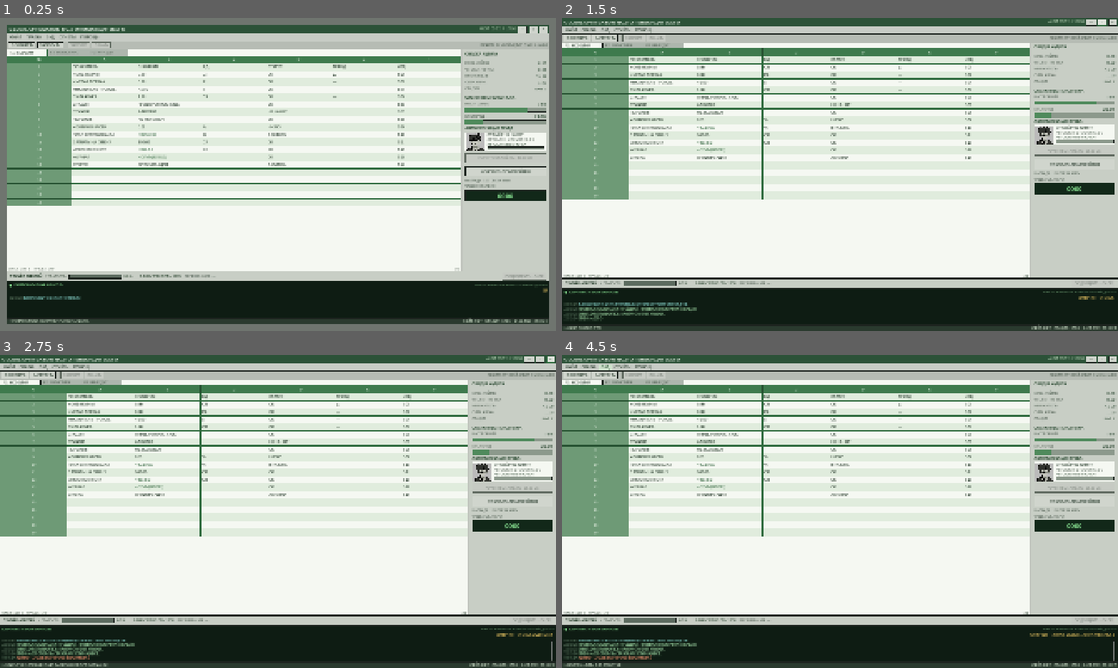
Above: before the commit, frames 1-4 (two rows, left to right).
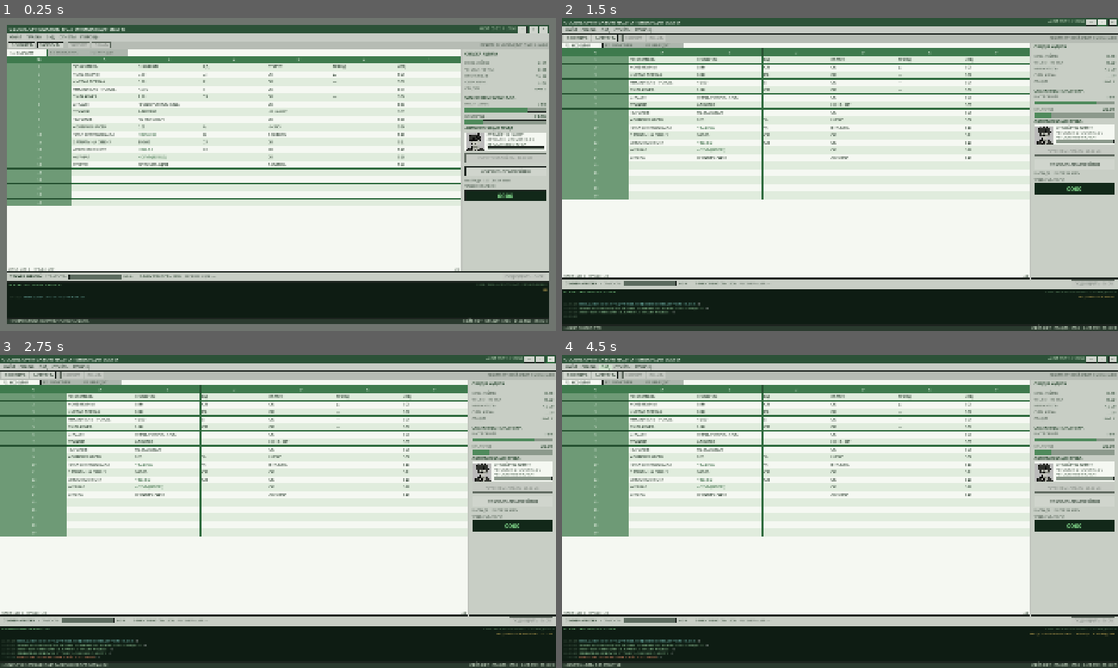
Above: after the commit, the same moments.

Repository: idlersgenii/Global-Optimization-Inc
Game: Godot game, scene res://scenes/MainDashboard.tscn
Same seed, same stepped clock (60 frames per second), same inputs: the game is played once before the commit and once after it. Sound files missing from this copy of the repository are replaced by a short silence.
Inputs:
- Up to frame 1 (0.25 s): no input
- Up to frame 2 (1.5 s): click "—" at 0.5 s; click "□" at 1.25 s
- Up to frame 3 (2.75 s): click "×" at 2 s
- Up to frame 4 (4.5 s): click "ФАЙЛ" at 2.75 s; click "ПРАВКА" at 3.5 s; click "ВИД" at 4.25 s

The runs differ from the first frame. In frame 1, 0.8% of the frame differs, in the area x 1-99%, y 80-90%; in frame 2, 1.3%; in frame 3, 1.4%; in frame 4, 1.5%, in the area x 0-100%, y 82-98%.

Commit message:
Use serif console font and collapse repeated log lines
The corporate console now renders in Times New Roman. Consecutive duplicate lines update the newest entry in place with a grey repeat counter and a fresh timestamp instead of appending another line. The marquee selects its overwork claim from fatigue bands: the 40 percent line only appears below 40, with escalating variants for 60, 80 and 95.

Diff:
--- /dev/null
+++ b/assets/fonts/times_new_roman.tres
@@ -0,0 +1,6 @@
+[gd_resource type="SystemFont" format=3]
+
+[resource]
+font_names = PackedStringArray("Times New Roman", "Times", "Liberation Serif", "Nimbus Roman")
+font_weight = 400
+allow_system_fallback = true
--- a/assets/themes/spreadsheet_theme.tres
+++ b/assets/themes/spreadsheet_theme.tres
@@ -2,7 +2,7 @@
 
 [ext_resource type="SystemFont" path="res://assets/fonts/arial.tres" id="1_font"]
 [ext_resource type="SystemFont" path="res://assets/fonts/arial_bold.tres" id="2_font_bold"]
-[ext_resource type="SystemFont" path="res://assets/fonts/retro_mono.tres" id="3_font_mono"]
+[ext_resource type="SystemFont" path="res://assets/fonts/times_new_roman.tres" id="4_font_serif"]
 
 [sub_resource type="StyleBoxFlat" id="StyleBoxFlat_button_disabled"]
 content_margin_left = 10.0
@@ -362,29 +362,29 @@
 LogMarquee/base_type = &"Label"
 LogMarquee/colors/font_color = Color(0.85, 0.72, 0.36, 1)
 LogMarquee/font_sizes/font_size = 11
-LogMarquee/fonts/font = ExtResource("3_font_mono")
+LogMarquee/fonts/font = ExtResource("4_font_serif")
 LogMeta/base_type = &"Label"
 LogMeta/colors/font_color = Color(0.38, 0.55, 0.4, 1)
 LogMeta/font_sizes/font_size = 10
-LogMeta/fonts/font = ExtResource("3_font_mono")
+LogMeta/fonts/font = ExtResource("4_font_serif")
 LogPanel/base_type = &"PanelContainer"
 LogPanel/styles/panel = SubResource("StyleBoxFlat_log")
 LogRichText/base_type = &"RichTextLabel"
 LogRichText/colors/default_color = Color(0.66, 0.86, 0.68, 1)
-LogRichText/font_sizes/bold_font_size = 11
-LogRichText/font_sizes/bold_italics_font_size = 11
-LogRichText/font_sizes/italics_font_size = 11
-LogRichText/font_sizes/mono_font_size = 11
-LogRichText/font_sizes/normal_font_size = 11
-LogRichText/fonts/bold_font = ExtResource("3_font_mono")
-LogRichText/fonts/bold_italics_font = ExtResource("3_font_mono")
-LogRichText/fonts/italics_font = ExtResource("3_font_mono")
-LogRichText/fonts/mono_font = ExtResource("3_font_mono")
-LogRichText/fonts/normal_font = ExtResource("3_font_mono")
+LogRichText/font_sizes/bold_font_size = 12
+LogRichText/font_sizes/bold_italics_font_size = 12
+LogRichText/font_sizes/italics_font_size = 12
+LogRichText/font_sizes/mono_font_size = 12
+LogRichText/font_sizes/normal_font_size = 12
+LogRichText/fonts/bold_font = ExtResource("4_font_serif")
+LogRichText/fonts/bold_italics_font = ExtResource("4_font_serif")
+LogRichText/fonts/italics_font = ExtResource("4_font_serif")
+LogRichText/fonts/mono_font = ExtResource("4_font_serif")
+LogRichText/fonts/normal_font = ExtResource("4_font_serif")
 LogTitle/base_type = &"Label"
 LogTitle/colors/font_color = Color(0.56, 0.93, 0.6, 1)
 LogTitle/font_sizes/font_size = 12
-LogTitle/fonts/font = ExtResource("3_font_mono")
+LogTitle/fonts/font = ExtResource("4_font_serif")
 MenuPanel/base_type = &"PanelContainer"
 MenuPanel/styles/panel = SubResource("StyleBoxFlat_menu_bar")
 MutedLabel/base_type = &"Label"
--- a/scripts/log_ticker.gd
+++ b/scripts/log_ticker.gd
@@ -2,10 +2,10 @@
 ## Bottom-of-screen corporate console.
 ##
 ## Other systems publish plain-text lines through
-## SignalBus.log_message_received. The console queues them, reveals each line
-## with a short typewriter effect and keeps the newest entry in view. A marquee
-## row cycles satirical corporate slogans while a timer injects ambient
-## bureaucracy into the log.
+## SignalBus.log_message_received. The console queues them, collapses
+## consecutive duplicates into a repeat counter, reveals each line with a short
+## typewriter effect and keeps the newest entry in view. A marquee row cycles
+## satirical corporate slogans and reacts to the intern's fatigue tier.
 
 const MAX_QUEUE: int = 64
 const MAX_LOG_LINES: int = 80
@@ -22,10 +22,11 @@
 const COLOR_HR: String = "d8c27a"
 const COLOR_WARNING: String = "e08a6a"
 const COLOR_SYSTEM: String = "7fc9c0"
+## Repeat counters use neutral grey so they read as metadata, not content.
+const COLOR_COUNT: String = "a9b0ad"
 
 const MARQUEE_MESSAGES: Array[String] = [
 	"СИНЕРГИЯ — ЭТО КОГДА ДВА СТАЖЁРА РАБОТАЮТ ЗА ОДНУ ЗАРПЛАТУ",
-	"НОРМА ПЕРЕРАБОТКИ ПРЕВЫШЕНА НА 40%. СПАСИБО ЗА ЛОЯЛЬНОСТЬ.",
 	"КОФЕ ДЛЯ СОТРУДНИКОВ ОПЛАЧИВАЕТСЯ ИЗ ИХ ЖЕ ПРЕМИИ",
 	"КИСЛОРОД В ОФИСЕ — ЧАСТЬ КОРПОРАТИВНОГО БОНУСА",
 	"ОТДЫХ НЕ ПРЕДУСМОТРЕН РЕГЛАМЕНТОМ. УЛЫБАЙТЕСЬ.",
@@ -34,6 +35,27 @@
 	"ВАШ ПЕРЕРЫВ ПЕРЕНЕСЁН НА СЛЕДУЮЩИЙ КВАРТАЛ",
 	"МЫ НЕ ЭКОНОМИМ НА ЛЮДЯХ. МЫ ЭКОНОМИМ ИХ ВРЕМЯ.",
 ]
+
+## Fatigue bands and the overwork claim shown for each. The 40 % line is only
+## selected while fatigue is below 40; higher bands escalate the claim.
+const FATIGUE_MESSAGES: Dictionary[int, Array] = {
+	40: [
+		"НОРМА ПЕРЕРАБОТКИ ПРЕВЫШЕНА НА 40%. СПАСИБО ЗА ЛОЯЛЬНОСТЬ.",
+		"HR: ДО 40% ПЕРЕРАБОТКИ — ЭТО ЕЩЁ ПРОИЗВОДСТВЕННАЯ ГИМНАСТИКА.",
+	],
+	60: [
+		"НОРМА ПЕРЕРАБОТКИ ПРЕВЫШЕНА НА 60%. ВЫ ВОШЛИ ВО ВКУС КОРПОРАТИВНОЙ ЖИЗНИ.",
+		"HR: 60% СВЕРХ НОРМЫ. ПРОГУЛКА ДО КУЛЕРА СЧИТАЕТСЯ ОТДЫХОМ.",
+	],
+	80: [
+		"НОРМА ПЕРЕРАБОТКИ ПРЕВЫШЕНА НА 80%. ОТДЫХ ПЕРЕНЕСЁН НА СЛЕДУЮЩИЙ КВАРТАЛ.",
+		"СЛУЖБА ЗАБОТЫ: 80% СВЕРХ НОРМЫ. МЫ УЖЕ ГОТОВИМ ВАМ КРУЖКУ С ЛОГОТИПОМ.",
+	],
+	95: [
+		"НОРМА ПЕРЕРАБОТКИ ПРЕВЫШЕНА НА 95%. ВЫ ПОЧТИ ДОСТИГЛИ СИНЕРГИИ.",
+		"СИСТЕМА: 95% СВЕРХ НОРМЫ. ОСТАЛОСЬ ВСЕГО НИЧЕГО. НЕ ОСТАНАВЛИВАЙТЕСЬ.",
+	],
+}
 
 const AMBIENT_MESSAGES: Array[String] = [
 	"HR: ОТДЫХ НЕ ВХОДИТ В KPI. УЛЫБАЙТЕСЬ ЭФФЕКТИВНО.",
@@ -46,6 +68,18 @@
 	"HR: ВАКАНСИЯ «СТАЖЁР» ЗАКРЫТА. ОТКРЫТА ВАКАНСИЯ «СТАЖЁР-2».",
 ]
 
+## One queued console line. Duplicates bump `count` and refresh `timestamp`.
+class LogEntry:
+	var text: String
+	var count: int
+	var timestamp: String
+
+	func _init(message: String, stamp: String) -> void:
+		text = message
+		count = 1
+		timestamp = stamp
+
+
 @onready var _log: RichTextLabel = %LogText
 @onready var _marquee_frame: Control = %MarqueeFrame
 @onready var _marquee_label: Label = %MarqueeLabel
@@ -54,12 +88,16 @@
 @onready var _ambient_timer: Timer = $AmbientTimer
 @onready var _pump_timer: Timer = $PumpTimer
 
-var _queue: Array[String] = []
+var _queue: Array[LogEntry] = []
 var _lines: Array[String] = []
 var _typing: bool = false
+var _last_message: String = ""
+var _last_count: int = 1
 var _marquee_index: int = 0
+var _marquee_show_fatigue: bool = true
 var _marquee_x: float = 0.0
 var _marquee_ready: bool = false
+var _last_fatigue_band: int = -1
 var _ambient_index: int = 0
 var _reveal_tween: Tween
 
@@ -67,13 +105,17 @@
 func _ready() -> void:
 	_log.scroll_following = true
 	SignalBus.log_message_received.connect(_on_log_message_received)
+	SignalBus.fatigue_changed.connect(_on_fatigue_changed)
+	SignalBus.game_loaded.connect(_on_game_loaded)
+	SignalBus.game_reset.connect(_on_game_reset)
 	_blink_timer.timeout.connect(_on_blink_timeout)
 	_ambient_timer.timeout.connect(_on_ambient_timeout)
 	_pump_timer.timeout.connect(_pump)
 
+	_last_fatigue_band = _fatigue_band(GameState.intern_fatigue)
+	_set_marquee_text(_fatigue_marquee_text())
 	_seed_boot_log()
 	_schedule_ambient()
-	_marquee_label.text = MARQUEE_MESSAGES[0]
 	call_deferred("_begin_marquee")
 
 
@@ -98,9 +140,23 @@
 	var line := text.strip_edges()
 	if line.is_empty():
 		return
+
+	var stamp := _current_stamp()
+	if _queue.is_empty() and _last_message == line:
+		_update_last_line(_last_count + 1, stamp)
+		return
+
+	if not _queue.is_empty():
+		var tail := _queue[_queue.size() - 1]
+		if tail.text == line:
+			tail.count += 1
+			tail.timestamp = stamp
+			return
+
+	var entry := LogEntry.new(line, stamp)
 	if _queue.size() >= MAX_QUEUE:
 		_queue.pop_front()
-	_queue.append(line)
+	_queue.append(entry)
 	_pump()
 
 
@@ -108,11 +164,15 @@
 	if _typing or _queue.is_empty():
 		return
 	_typing = true
-	_append_line(_queue.pop_front())
-
-
-func _append_line(message: String) -> void:
-	var formatted := _format_line(message)
+	var entry: LogEntry = _queue.pop_front()
+	_append_entry(entry)
+
+
+func _append_entry(entry: LogEntry) -> void:
+	_last_message = entry.text
+	_last_count = entry.count
+
+	var formatted := _format_line(entry.text, entry.timestamp, entry.count)
 	var from := _log.get_total_character_count()
 	# Keep a trailing newline so the newest line never touches the panel edge.
 	_log.append_text(formatted + "\n")
@@ -128,6 +188,20 @@
 	_reveal_tween.finished.connect(_on_line_revealed)
 
 	_lines.append(formatted)
+	_scroll_to_bottom()
+
+
+## Re-renders the newest line in place when the same message arrives again.
+func _update_last_line(count: int, stamp: String) -> void:
+	if _lines.is_empty():
+		return
+	if _reveal_tween != null and _reveal_tween.is_valid():
+		_reveal_tween.kill()
+	_typing = false
+	_last_count = count
+	_lines[_lines.size() - 1] = _format_line(_last_message, stamp, count)
+	_log.text = "\n".join(PackedStringArray(_lines)) + "\n"
+	_log.visible_characters = -1
 	_scroll_to_bottom()
 
 
@@ -158,18 +232,23 @@
 	_log.scroll_to_line(maxi(_log.get_line_count() - 1, 0))
 
 
-func _format_line(message: String) -> String:
+func _current_stamp() -> String:
 	var now := Time.get_time_dict_from_system()
-	var stamp := "%02d:%02d:%02d" % [
+	return "%02d:%02d:%02d" % [
 		int(now["hour"]),
 		int(now["minute"]),
 		int(now["second"]),
 	]
-	return "[color=#%s]%s[/color] [color=#%s]%s[/color]" % [
+
+
+func _format_line(message: String, stamp: String, count: int) -> String:
+	return "[color=#%s]%s[/color] [color=#%s]%s[/color] [color=#%s]×%d[/color]" % [
 		COLOR_TIMESTAMP,
 		stamp,
 		_message_color(message),
 		message.replace("[", "[lb]"),
+		COLOR_COUNT,
+		count,
 	]
 
 
@@ -218,6 +297,48 @@
 
 # --- Marquee ---------------------------------------------------------------
 
+func _fatigue_band(fatigue: float) -> int:
+	if fatigue >= 80.0:
+		return 95
+	if fatigue >= 60.0:
+		return 80
+	if fatigue >= 40.0:
+		return 60
+	return 40
+
+
+func _fatigue_marquee_text() -> String:
+	var variants: Array = FATIGUE_MESSAGES.get(_fatigue_band(GameState.intern_fatigue), [])
+	if variants.is_empty():
+		return ""
+	return variants[randi_range(0, variants.size() - 1)]
+
+
+func _on_fatigue_changed(new_value: float) -> void:
+	var band := _fatigue_band(new_value)
+	if band == _last_fatigue_band:
+		return
+	_last_fatigue_band = band
+	_marquee_show_fatigue = true
+	_set_marquee_text(_fatigue_marquee_text())
+
+
+func _on_game_loaded(_slot: StringName) -> void:
+	_refresh_fatigue_marquee()
+
+
+func _on_game_reset() -> void:
+	_refresh_fatigue_marquee()
+
+
+## Re-reads fatigue after a load/reset, since those paths do not emit
+## fatigue_changed for every field they restore.
+func _refresh_fatigue_marquee() -> void:
+	_last_fatigue_band = _fatigue_band(GameState.intern_fatigue)
+	_marquee_show_fatigue = true
+	_set_marquee_text(_fatigue_marquee_text())
+
+
 func _begin_marquee() -> void:
 	_marquee_ready = true
 	_layout_marquee()
@@ -226,10 +347,20 @@
 
 
 func _advance_marquee() -> void:
-	if MARQUEE_MESSAGES.is_empty():
-		return
+	_marquee_show_fatigue = not _marquee_show_fatigue
+	if _marquee_show_fatigue or MARQUEE_MESSAGES.is_empty():
+		_set_marquee_text(_fatigue_marquee_text())
+		return
+
+	var text := MARQUEE_MESSAGES[_marquee_index % MARQUEE_MESSAGES.size()]
 	_marquee_index = (_marquee_index + 1) % MARQUEE_MESSAGES.size()
-	_marquee_label.text = MARQUEE_MESSAGES[_marquee_index]
+	_set_marquee_text(text)
+
+
+func _set_marquee_text(text: String) -> void:
+	if text.is_empty():
+		return
+	_marquee_label.text = text
 	_layout_marquee()
 	_marquee_x = maxf(_marquee_frame.size.x, 1.0)
 	_marquee_label.position = Vector2(_marquee_x, 0.0)
